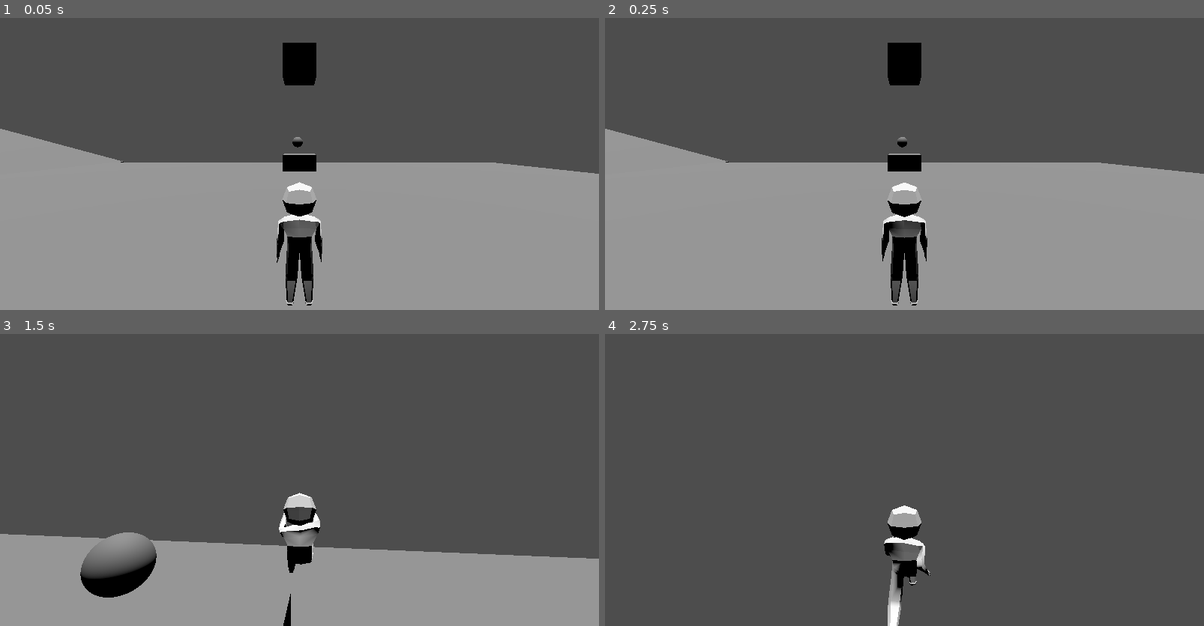
Above: before the commit, frames 1-4 (two rows, left to right).
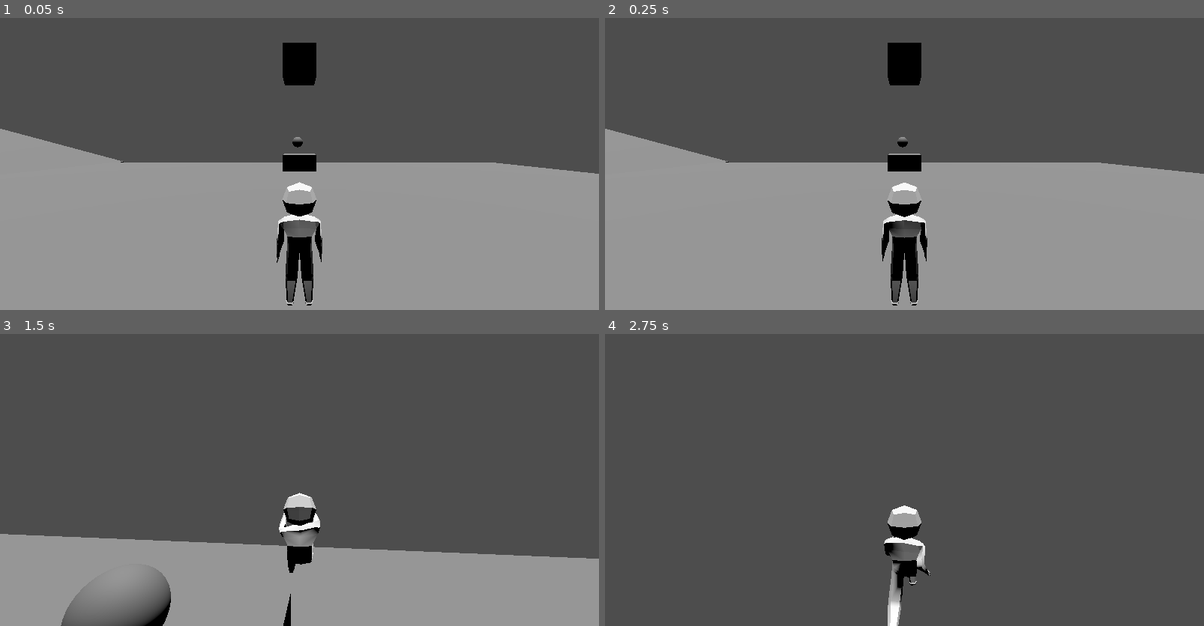
Above: after the commit, the same moments.

Repository: landa03/ProjectRogueKill2ndEd
Game: Godot game, scene res://Levels/TestingGrounds.tscn
The game is run twice, just before and just after one commit, with the same random seed, the same clock (stepped at 60 frames per second) and the same inputs.
Inputs (mouse positions are in pixels of both pictures, inside the frame that each line leads up to):
- Up to frame 1 (0.05 s): no input
- Up to frame 2 (0.25 s): no input
- Up to frame 3 (1.5 s): move the mouse to (329, 456) at 0.52 s; hold W (move_forward) from 0.53 s (still down); tap Space (jump) at 0.77 s; move the mouse to (269, 459) at 1.27 s
- Up to frame 4 (2.75 s): keep holding W (move_forward); tap Space (jump) at 1.52 s; move the mouse to (916, 450) at 2.02 s

The runs differ from the first frame. In frame 2, less than 0.1% of the frame differs, in the area x 48-51%, y 41-45%; in frame 3, 3.7%, in the area x 10-29%, y 67-100%; in frame 4, nothing differs.

Commit message:
se empeso a hacer un arma

Diff:
--- a/Components/Health points/health_points.gd
+++ b/Components/Health points/health_points.gd
@@ -11,8 +11,13 @@
 
 func _ready():
 	current_health_points = max_health_points
+
 #TODO: resistencias
+
 func receive_damage(faction : Faction, damage_type : DamageType, dmage_amount : float):
 	#print("ouch, ",self.get_parent()," takes ",dmage_amount, " ", damage_type, " from an ",faction)
 	current_health_points -= dmage_amount
 	print(self.get_parent(), " has ", current_health_points, " out of ", max_health_points)
+
+func die():
+	pass
--- a/Components/Projectiles/BaseProjectil.tscn
+++ b/Components/Projectiles/BaseProjectil.tscn
@@ -12,7 +12,6 @@
 mesh_instance = NodePath("MeshInstance3D")
 collision_shape = NodePath("CollisionShape3D")
 time_limit_timer = NodePath("TimeLimitTimer")
-speed = 1.0
 hazard = NodePath("Hazard")
 
 [node name="Hazard" parent="." unique_id=1690427051 instance=ExtResource("2_7kvnh")]
--- a/Components/Projectiles/projectil.gd
+++ b/Components/Projectiles/projectil.gd
@@ -6,19 +6,24 @@
 @export var collision_shape : CollisionShape3D
 @export var time_limit_timer : Timer
 
-@export var speed : float
-@export var gravity : float
+var speed : float = 1
+var gravity : float = 0
 var forward_vector : Vector3
 
 @export var hazard : Hazard
 
-@export var time_limit : float = 60
-@export var bounce_limit : int = 10
+var time_limit : float = 60
+var bounce_limit : int = 10
 var current_bounces : int = 0
-@export var is_explosive : bool
+
+var is_explosive : bool = false
+#TODO : add explosion and its data variables
+#@esport var explosion : Explosion
+
+var parent_weapon
 
 func _ready() -> void:
-	forward_vector = self.get_global_transform_interpolated().basis.x
+	forward_vector = -self.get_global_transform_interpolated().basis.z
 	gravity_scale = gravity
 	self.contact_monitor = true
 	self.max_contacts_reported = 10
--- /dev/null
+++ b/Components/Weapon/ranged weapon.gd
@@ -0,0 +1,34 @@
+class_name RangedWeapon
+extends Node3D
+
+@export var projectile_scene : PackedScene
+@export var projectile_instance : Projectil
+@export var projectile_egress : Node3D
+
+@export var projectil_speed : float
+@export var projectil_gravity : float
+var projectil_forward_vector : Vector3
+
+@export var hazard : Hazard
+
+@export var projectil_time_limit : float = 60
+@export var projectil_bounce_limit : int = 10
+@export var is_projectil_explosive : bool
+
+#TODO : add explosion data variables
+
+
+#func _ready() -> void:
+	#projectile_scene
+
+
+func atak():
+	projectile_instance = projectile_scene.instantiate()
+	projectile_instance.initialize()
+	projectile_instance.speed = projectil_speed
+	projectile_instance.gravity = projectil_gravity
+	projectile_instance.forward_vector = projectil_forward_vector
+	projectile_instance.hazard = hazard
+	projectile_instance.time_limit = projectil_time_limit
+	projectile_instance.bounce_limit = projectil_bounce_limit
+	projectile_instance.bounce_limit = projectil_bounce_limit
--- /dev/null
+++ b/Components/Weapon/ranged weapon.tscn
@@ -0,0 +1,12 @@
+[gd_scene format=3 uid="uid://cc3c304pk7vvs"]
+
+[ext_resource type="Script" uid="uid://b546iown1ohj0" path="res://Components/Weapon/ranged weapon.gd" id="1_72ajs"]
+[ext_resource type="PackedScene" uid="uid://cp8clsy7w4fw" path="res://Components/Projectiles/BaseProjectil.tscn" id="2_wn64y"]
+[ext_resource type="PackedScene" uid="uid://d3mepayau0ejd" path="res://Components/Hazard/hazard.tscn" id="3_wn64y"]
+
+[node name="RangedWeapon" type="Node3D" unique_id=295167970 node_paths=PackedStringArray("hazard")]
+script = ExtResource("1_72ajs")
+projectile_scene = ExtResource("2_wn64y")
+hazard = NodePath("Hazard")
+
+[node name="Hazard" parent="." unique_id=1690427051 instance=ExtResource("3_wn64y")]
Not shown, added: Components/Weapon/ranged weapon.gd.uid
